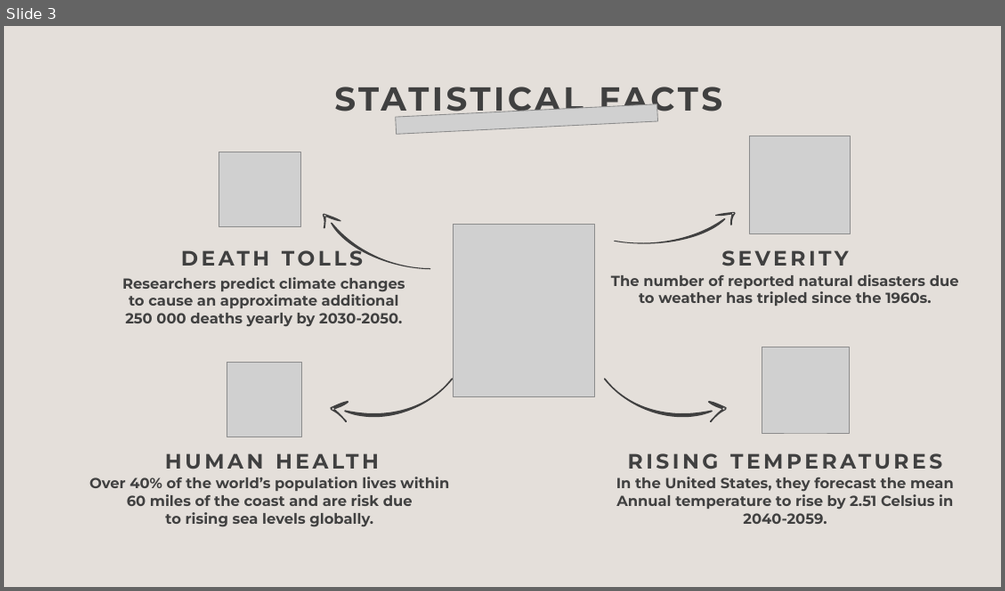
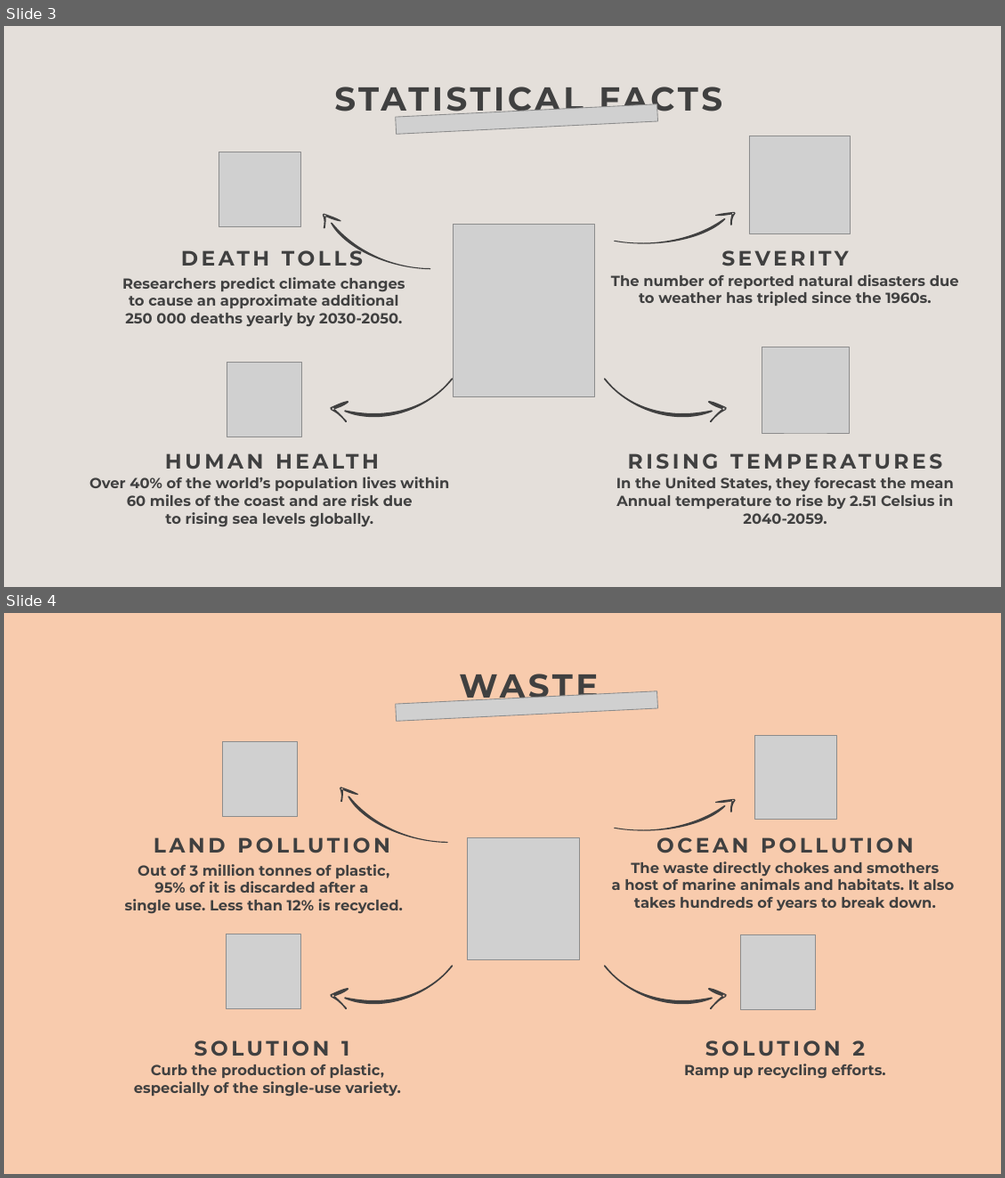
Before and after one commit to gangula-karthik/TRASHMINATOR, a slide deck: Hackathon.pptx. Shown one above the other, each under a label of ours: slide 3 before the commit, slides 3 and 4 after it. The pictures are 1005x591 and 1005x1178 pixels, drawn with LibreOffice and Linux fonts; fonts in the diff are those of the drawing; grey boxes stand for pictures. Boxes give left, top, right and bottom in pixels: in the first picture for what was removed or moved away, otherwise in the second. Text is boxed around its words. In the diff, an @@ line names an element or a change of style, - is before the commit and + after.

```diff
--- a/Hackathon.pptx
+++ b/Hackathon.pptx
@@ slide 4 added at [4,613,1001,1174], background #F8CBAD @@
@@ picture added at [396,691,658,721] @@
@@ text added at [459,674,598,701], 32 pt, text #404040, bold @@
+WASTE
@@ picture added at [223,742,298,817] @@
@@ picture added at [755,736,836,819] @@
@@ freeform shape added at [338,787,359,804], fill #404040 @@
@@ freeform shape added at [344,796,453,844], fill #404040 @@
@@ freeform shape added at [614,797,726,838], fill #404040 @@
@@ freeform shape added at [714,798,736,812], fill #404040 @@
@@ text added at [154,837,390,853], 20 pt, text #404040, bold @@
+LAND POLLUTION
@@ picture added at [468,837,580,959] @@
@@ text added at [656,837,914,853], 20 pt, text #404040, bold @@
+OCEAN POLLUTION
@@ text added at [125,864,403,914], 14 pt, text #404040, bold @@
+Out of 3 million tonnes of plastic,
+95% of it is discarded after a
+single use. Less than 12% is recycled.
@@ text added at [612,861,954,911], 14 pt, text #404040, bold @@
+The waste directly chokes and smothers
+a host of marine animals and habitats. It also
+takes hundreds of years to break down.
@@ freeform shape added at [344,929,453,1036], fill #404040 @@
@@ freeform shape added at [603,929,712,1036], fill #404040 @@
@@ picture added at [226,934,301,1009] @@
@@ picture added at [741,934,816,1009] @@
@@ freeform shape added at [330,982,358,1012], fill #404040 @@
@@ freeform shape added at [699,982,728,1012], fill #404040 @@
@@ text added at [134,1063,401,1096], 14 pt, text #404040, bold @@
+Curb the production of plastic,
+especially of the single-use variety.
@@ text added at [194,1040,349,1056], 20 pt, text #404040, bold @@
+SOLUTION 1
@@ text added at [684,1063,886,1078], 14 pt, text #404040, bold @@
+Ramp up recycling efforts.
@@ text added at [705,1040,865,1056], 20 pt, text #404040, bold @@
+SOLUTION 2
```
Also in this commit, not shown: 3 slides changed, 1 other slide added.
